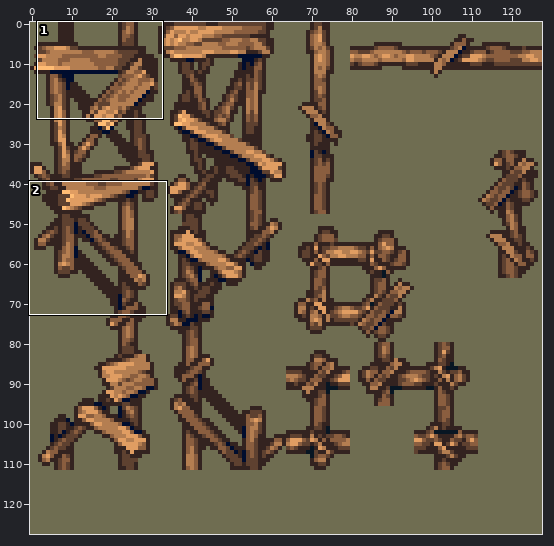
File history of a sprite sheet, images/tiles/wooden-scaffold.png. The picture above shows the old version from afar; the outline marks the close-up.
Close-up. The starting point:
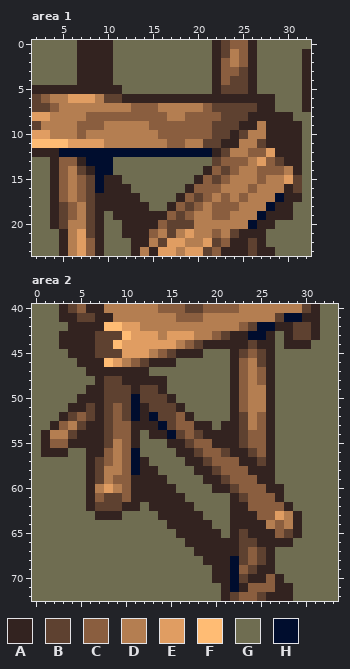
The file is 128x128 pixels. Shown: area 1: x 2..32, y 0..23; area 2: x 0..33, y 40..72.
Palette (. is transparent): A #332320  B #5e4130  C #8a5e3f  D #b47e51  E #e09d62  F #ffbc74  G #6f6d51  H #000d2e
Pixels before, area 1, first column x 2:
 0 GGGGGAAAAGGGGGGGGGGGABCCAGGGGGG
 1 GGGGGAAAAGGGGGGGGGGGABDCAGGGGGA
 2 GGGGGAAAAGGGGGGGGGGGACDCAGGGGGA
 3 GGGGGAAAAGGGGGGGGGGGACCBAGGGGGA
 4 GGGGGAAAAGGGGGGGGGGGACBBAGGGGGA
 5 AAAAAAAAAAGGGGGGGGGGABBBAGGGGGA
 6 BCDDEEEDBBAAAAAAAAAAAAAAAAAGGGA
 7 BBCDDDDDDDDCCCDDDDDCBBBBBAAGGGA
 8 EEDDDDCCCCCCCCCDDCCCCBBBAAAAAGG
 9 BDDDDCCCDDDDDCCCCCCCBBBAADAAAAG
10 EEDDDCDDDDDDDDCCCCCCBBABDDAAAAG
11 FFFFEEEEDDDDDDDCCDDBBAADDBAAAAG
12 AAAHHHHHHHHHHHHHHHHHABDDCCEAAAG
13 GGACCAHHHGGGGGGGGGGGBCCCDECBAAG
14 GGACDBAHHGGGGGGGGGGACBCDDCCCDAG
15 GGACDCBHAAGGGGGGGGACBCDDDCDDEBG
16 GGACDCBHAAAGGGGGGACCCDDDCDDDABG
17 GGACDCBAAAAAGGGGACBCDCDCDDDHAAG
18 GGABCDBAAAAAAGGACBCDCCCDDDHAAGG
19 GGABCDBAGAAAAAACBCDDCCDDDHAAAGG
20 GGABDDBAGGAAAACBBBDDDDDDHAAGGGG
21 GGGADEBAGGAAACDBDEDDCDBAAAGGGGG
22 GGGADECAGGGAADBEEDDEBCAABAGGGGG
23 GGGADECAGGGADAEEDEEBCAAABAAGGGG
Pixels before, area 2, first column x 0:
40 GGGABCAADDDDDDCCCBBCCCCDDDDDDDBAGG
41 GGGAABBAADDDDDDDCCCDDDDDDDDBHHAAGG
42 GGGGAAAAFFEEDDDDDDDDDDDCBHHAABBAGG
43 GGGAAAABBBFEEEDEEEDDCBAAHHAGABBAGG
44 GGGAAAABBFEEEEEEDCBAAAAABAAGAAAGGG
45 GGGGAAABBBEEEDCBAAAGGGABCBAGGGGGGG
46 GGGGGAAAFEDCBAAAGGGGGGACDBAGGGGGGG
47 GGGGGGAAAAAAAGGGGGGGGGACDCAGGGGGGG
48 GGGGGGGABBAAAAAGGGGGGGACDCAGGGGGGG
49 GGGGGGAABBBABBAGGGGGGGACDDAGGGGGGG
50 GGGGGAAABBBHBBBAGGGGGGACDDAGGGGGGG
51 GGGGAABABCBHABBBAGGGGGACDDAGGGGGGG
52 GGGABCBABCBHAHBBCAGGGGABDCAGGGGGGG
53 GGACDBAABCCAAAHBCCAAGAABDCAGGGGGGG
54 GADDBAAABCCAGAAHBCBAAAABCCAGGGGGGG
55 GACCAAAABDCAGGGAABCCAAABCCAGGGGGGG
56 GAAAGGAACDCHGGGGAABCCBAABCAGGGGGGG
57 GGGGGGABCDCHAGGGGAABCCCAABAGGGGGGG
58 GGGGGGABDDCHAAGGGGAABCCCAAAGGGGGGG
59 GGGGGGABDCCAAAAGGGGAABCCCAAGGGGGGG
60 GGGGGGADEDCAAAAAGGGGAABCCCAAGGGGGG
61 GGGGGGACBBCAAAAAAGGGGGABCCCAGGGGGG
62 GGGGGGABBBAAGAAAAAGGGGAACCCCAGGGGG
63 GGGGGGGAAAGGGGAAAAAGGGAAACCEDAGGGG
64 GGGGGGGGGGGGGGGAAAAAGGAAAADCDAGGGG
65 GGGGGGGGGGGGGGGGAAAAAGABAAACBAGGGG
66 GGGGGGGGGGGGGGGGGAAAAAABBAAAAGGGGG
67 GGGGGGGGGGGGGGGGGGAAAAABCBAGGGGGGG
68 GGGGGGGGGGGGGGGGGGGAAAHBCBAGGGGGGG
69 GGGGGGGGGGGGGGGGGGGGAAHCBAAGGGGGGG
70 GGGGGGGGGGGGGGGGGGGGAAHBAACAGGGGGG
71 GGGGGGGGGGGGGGGGGGGGGAHACCCAAGGGGG
72 GGGGGGGGGGGGGGGGGGGGGABCCBAAAGGGGG
After:
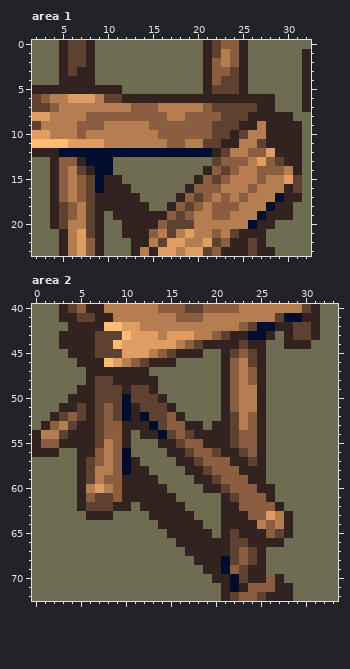
Commit: Added a large number of new variations for the scaffold tile.
From old to new:
Area 1:
y 0: x 5..7 GGA -> ABB; x 9..10 AA -> GG; x 21..23 GAB -> ABC; x 25..26 CA -> AG
y 1: x 5..7 GGA -> ABB; x 9..10 AA -> GG; x 21..26 GABDCA -> ABDCAG
y 2: x 5..7 GGA -> ABB; x 9..10 AA -> GG; x 21..26 GACDCA -> ACDCAG
y 3: x 5..6 GG -> AB; x 9..10 AA -> GG; x 21..22 GA -> AC; x 24..26 CBA -> BAG
y 4: x 5..6 GG -> AA; x 9..10 AA -> GG; x 21..23 GAC -> ACB; x 25..26 BA -> AG
y 5: x 21..22 GA -> AB; x 25..26 BA -> AG
Area 2:
y 44: x 23..24 AB -> BA; x 26 A -> G
y 45: x 21..26 GABCBA -> ABCBAG
y 46: x 21..26 GACDBA -> ACDBAG
y 47: x 21..26 GACDCA -> ACDCAG
y 48: x 6..7 GA -> AB; x 9 B -> A; x 14 A -> G; x 21..26 GACDCA -> ACDCAG
y 49: x 5 G -> A; x 7 A -> B; x 10..11 BA -> AB; x 13..14 BA -> AG; x 21..23 GAC -> ACD; x 25..26 DA -> AG
y 50: x 4 G -> A; x 7 A -> B; x 10..11 BH -> HB; x 14..15 BA -> AG; x 21..23 GAC -> ACD; x 25..26 DA -> AG
y 51: x 3 G -> A; x 5..12 ABABCBHA -> BABCBHAB; x 15..16 BA -> AG; x 21..23 GAC -> ACD; x 25..26 DA -> AG
y 52: x 2..13 GABCBABCBHAH -> ABCBABCBHAHB; x 15..17 BCA -> CAG; x 21..26 GABDCA -> ABDCAG
y 53: x 1..5 GACDB -> ACDBA; x 7..8 AB -> BC; x 10 C -> A; x 13..15 AHB -> HBC; x 17 C -> A; x 19..20 AG -> GA; x 22..26 ABDCA -> BDCAG
y 54: x 0..1 GA -> AD; x 3..4 DB -> BA; x 7..8 AB -> BC; x 10..12 CAG -> AGA; x 14..18 AHBCB -> HBCBA; x 22..23 AB -> BC; x 25..26 CA -> AG
y 55: x 0..1 GA -> AC; x 3 C -> A; x 7..11 ABDCA -> BDCAG; x 14 G -> A; x 16..17 AB -> BC; x 19 C -> A; x 22..23 AB -> BC; x 25..26 CA -> AG
y 56: x 0 G -> A; x 3 A -> G; x 5 G -> A; x 7..11 ACDCH -> CDCHG; x 15 G -> A; x 17..18 AB -> BC; x 20..21 CB -> BA; x 23..26 ABCA -> BCAG
y 57: x 5..12 GABCDCHA -> ABCDCHAG; x 16 G -> A; x 18..19 AB -> BC; x 22 C -> A; x 24..26 ABA -> BAG
y 58: x 5..7 GAB -> ABD; x 9..11 DCH -> CHA; x 13 A -> G; x 17 G -> A; x 19..20 AB -> BC; x 23 C -> A; x 26 A -> G
y 59: x 5..8 GABD -> ABDC; x 10 C -> A; x 14 A -> G; x 18 G -> A; x 20..21 AB -> BC; x 24 C -> A; x 26 A -> G
y 60: x 5..10 GADEDC -> ADEDCA; x 15 A -> G; x 19 G -> A; x 21..22 AB -> BC; x 25 C -> A; x 27 A -> G
y 61: x 5..7 GAC -> ACB; x 9..10 BC -> CA; x 16 A -> G; x 21..23 GAB -> ABC; x 26..27 CA -> AG
y 62: x 5..6 GA -> AB; x 9 B -> A; x 11..12 AG -> GA; x 17 A -> G; x 21 G -> A; x 23 A -> C; x 27..28 CA -> AG
y 63: x 6 G -> A; x 9 A -> G; x 13 G -> A; x 18 A -> G; x 21 G -> A; x 24 A -> C; x 26..29 CEDA -> EDAG
y 64: x 14 G -> A; x 19 A -> G; x 21 G -> A; x 25..29 ADCDA -> DCDAG
y 65: x 15 G -> A; x 20..23 AGAB -> GABA; x 26..29 ACBA -> CBAG
y 66: x 16 G -> A; x 22 A -> B; x 24 B -> A; x 28 A -> G
y 67: x 17 G -> A; x 22..26 ABCBA -> BCBAG
y 68: x 18 G -> A; x 21..26 AHBCBA -> HBCBAG
y 69: x 19 G -> A; x 21..24 AHCB -> HCBA; x 26 A -> G
Where, in picture pixels (left, top, right, bottom), the same in both close-ups:
changed: (59, 40, 113, 85)
changed: (203, 40, 257, 94)
changed: (32, 340, 302, 574)
